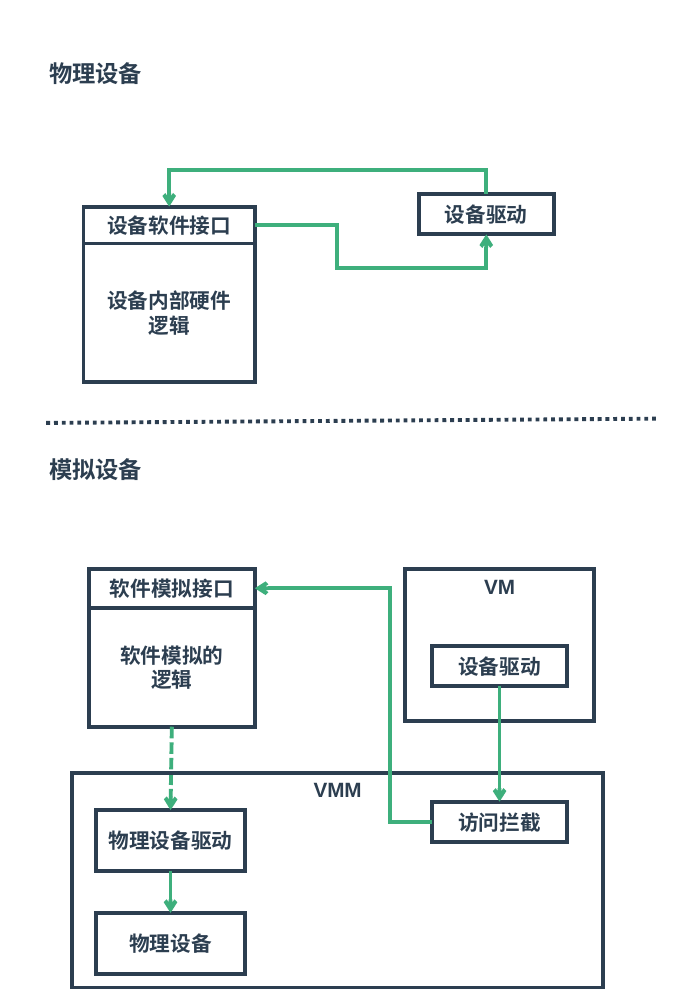
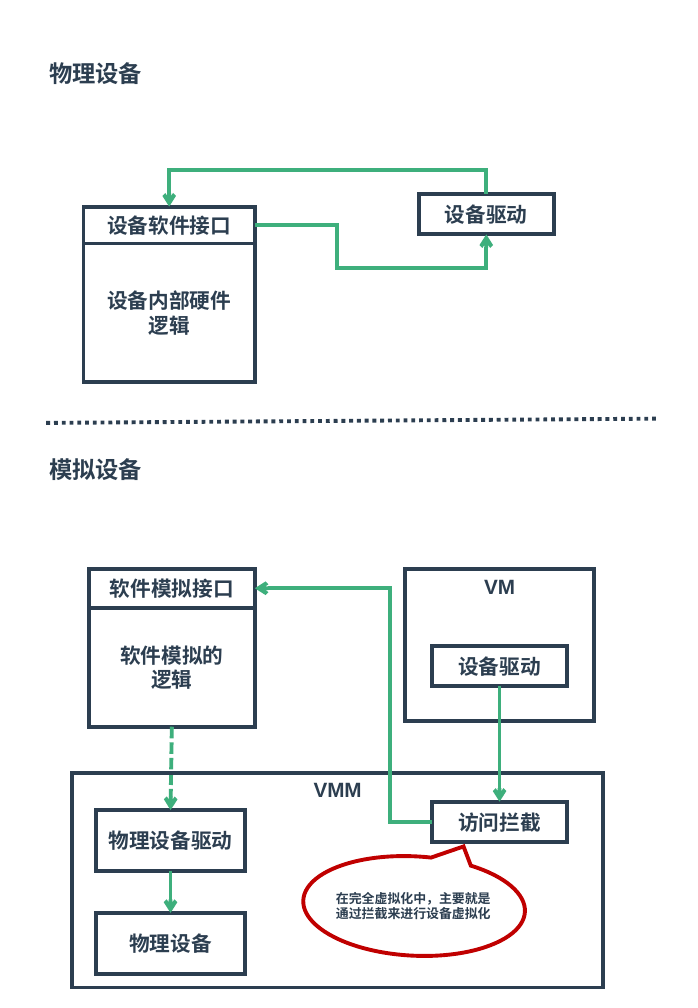
Before and after one commit to zaiqiang-dong/zaiqiang, a slide deck: slide 35 of picture/ppt/vitrualization/vitrualization.pptx (slide 29 before the commit). Drawn at 698x1008 pixels with LibreOffice and Linux fonts; fonts in the diff are those of the drawing. Boxes give left, top, right and bottom in pixels: in the first picture for what was removed or moved away, otherwise in the second. Text is boxed around its words. In the diff, an @@ line names an element or a change of style, - is before the commit and + after.

```diff
--- a/picture/ppt/vitrualization/vitrualization.pptx
+++ b/picture/ppt/vitrualization/vitrualization.pptx
@@ speech bubble added at (301,850,527,962), outline #C00000 3 pt @@
@@ text added at (336,892,491,919), 10 pt, text #2C3E50, bold @@
+在完全虚拟化中，主要就是
+通过拦截来进行设备虚拟化
```
Also in this commit, not shown: 1 other slide changed, 10 slides added, 3 slides removed, 11 other files.
